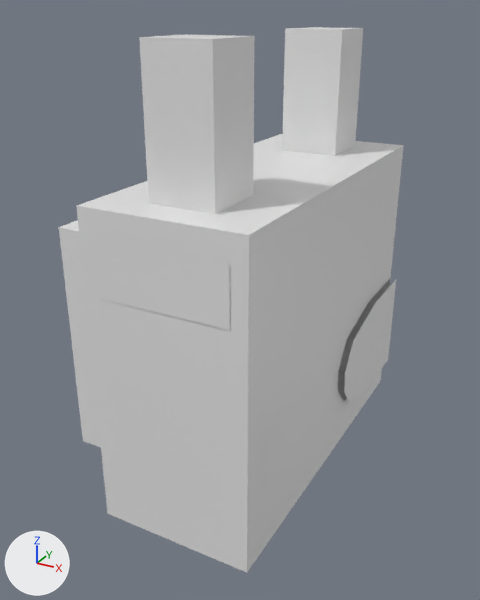
What one commit did to the OBJ model Amogus/assets/mtr/amogus_train/amogusjoined.obj.
Both versions are drawn from a 50 mm camera at (4.58, -9.28, 7.81) aimed at (-0.44, -0.15, 3.25). Every picture has the same lights, and +X, +Y and +Z are marked at lower left. Where no turn or scale is listed for an object, it has been applied to the vertices.

In view in the first picture: 'Doors', 'Exterior', 'Screen1', 'Screen2'.
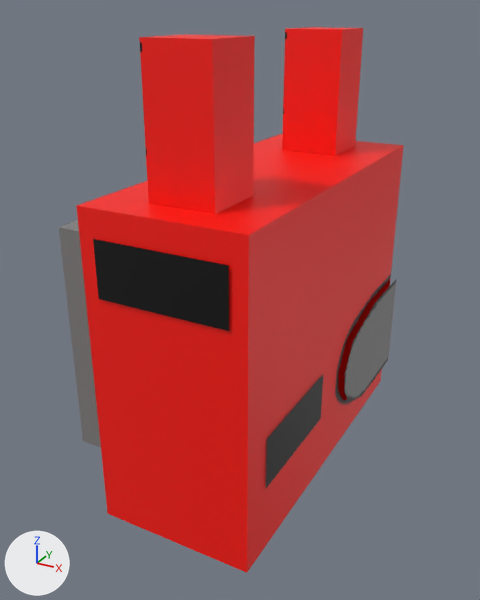
What differs and where, as boxes (x1, y1, x2, y2) in the pictures (480 x 600 px):
'Exterior', surface changed (grey to red): (59, 27, 404, 573) in both
'Screen2', surface changed (grey to red): (93, 239, 230, 331) in both
'Doors', surface changed: (344, 280, 396, 402) in both
'Screen1', surface changed (grey to red): (265, 374, 323, 488) in both

Edits to the bpy script that builds the scene:
```text
Add img_amogus_png:
    img_amogus_png = load_image('Amogus.png', 'amogus.png', 256, 256, 'sRGB')
Change mat_material_001:
    remove mat_material_001.base_color = (0.8, 0.8, 0.8)  # white #e7e7e7
    mat_material_001.roughness: 0.4 -> 0.5
    add mat_material_001.texture = img_amogus_png
```
